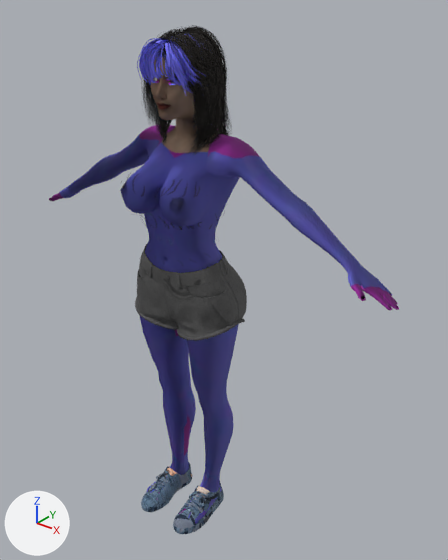
A saved change to the glTF model assets/stu_alina.glb.
Both versions are drawn from a camera (50 mm lens) standing at (131.0, -143.3, 177.7) and looking at (8.4, 10.0, 82.7). Arrows for +X, +Y and +Z are at lower left; the lights stay in place. The picture after the commit comes second. Vertices at exactly the same position are counted once.

Objects in the first picture: '1', '2', '3', '4', '6', '7', 'Object_16', 'Object_18', 'Object_20', 'Object_30', 'Object_31', 'Object_33'.
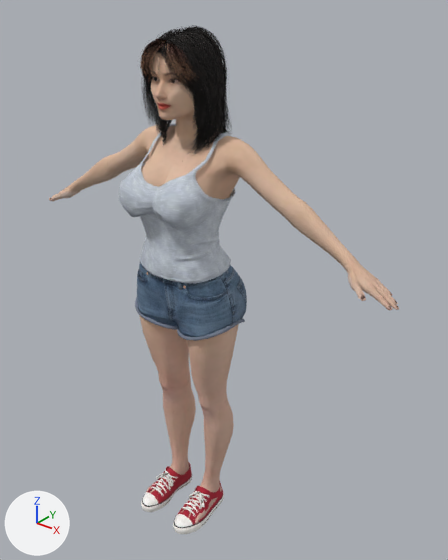
Edits to the bpy script that builds the scene:
```text
Change img_image_12:
    img_image_12: load_image('Image_12', '_unpacked/Image_12', 512, 512, 'Non-Color') -> load_image('Image_12', '_unpacked/Image_12', 512, 512, 'sRGB')
Change img_image_22:
    img_image_22: load_image('Image_22', '_unpacked/Image_22', 512, 512, 'sRGB') -> load_image('Image_22', '_unpacked/Image_22', 512, 512, 'Non-Color')
Change img_image_1:
    img_image_1: load_image('Image_1', '_unpacked/Image_1', 512, 512, 'Non-Color') -> load_image('Image_1', '_unpacked/Image_1', 512, 512, 'sRGB')
Change img_image_2:
    img_image_2: load_image('Image_2', '_unpacked/Image_2', 512, 512, 'sRGB') -> load_image('Image_2', '_unpacked/Image_2', 512, 512, 'Non-Color')
Change img_image_3:
    img_image_3: load_image('Image_3', '_unpacked/Image_3', 512, 512, 'Non-Color') -> load_image('Image_3', '_unpacked/Image_3', 512, 512, 'sRGB')
Change img_image_4:
    img_image_4: load_image('Image_4', '_unpacked/Image_4', 512, 512, 'sRGB') -> load_image('Image_4', '_unpacked/Image_4', 512, 512, 'Non-Color')
Change img_image_5:
    img_image_5: load_image('Image_5', '_unpacked/Image_5', 512, 512, 'Non-Color') -> load_image('Image_5', '_unpacked/Image_5', 512, 512, 'sRGB')
Change img_image_6:
    img_image_6: load_image('Image_6', '_unpacked/Image_6', 512, 512, 'sRGB') -> load_image('Image_6', '_unpacked/Image_6', 512, 512, 'Non-Color')
Change img_image_7:
    img_image_7: load_image('Image_7', '_unpacked/Image_7', 512, 512, 'Non-Color') -> load_image('Image_7', '_unpacked/Image_7', 512, 512, 'sRGB')
Change mat_camisole:
    where n2 = _N.new('ShaderNodeTexImage'); n2.name = 'Image Texture'
    n2.image: img_image_10 -> img_image_12
    where n4 = _N.new('ShaderNodeTexImage'); n4.name = 'Image Texture.001'
    n4.image: img_image_12 -> img_image_14
    where n6 = _N.new('ShaderNodeTexImage'); n6.name = 'Image Texture.002'
    n6.image: img_image_11 -> img_image_13
Change mat_denim_shorts:
    where n2 = _N.new('ShaderNodeTexImage'); n2.name = 'Image Texture'
    n2.image: img_image_13 -> img_image_15
    where n4 = _N.new('ShaderNodeTexImage'); n4.name = 'Image Texture.001'
    n4.image: img_image_14 -> img_image_16
Change mat_canvas_shoes:
    where n2 = _N.new('ShaderNodeTexImage'); n2.name = 'Image Texture'
    n2.image: img_image_15 -> img_image_17
    where n4 = _N.new('ShaderNodeTexImage'); n4.name = 'Image Texture.001'
    n4.image: img_image_16 -> img_image_18
Change mat_skullcap_mat_transparency:
    mat_skullcap_mat_transparency.texture: img_image_20 -> img_image_25  # with its transparency
Change mat_hair_mat_transparency:
    mat_hair_mat_transparency.texture: img_image_21 -> img_image_26  # with its transparency
Change mat_hair_transparency:
    where n5 = _N.new('ShaderNodeTexImage'); n5.name = 'Image Texture'
    n5.image: img_image_22 -> img_image_27
Change mat_std_skin_head:
    where n4 = _N.new('ShaderNodeTexImage'); n4.name = 'Image Texture'
    n4.image: img_image_0 -> img_image_1
    where n6 = _N.new('ShaderNodeTexImage'); n6.name = 'Image Texture.001'
    n6.image: img_image_1 -> img_image_2
Change mat_std_skin_body:
    where n4 = _N.new('ShaderNodeTexImage'); n4.name = 'Image Texture'
    n4.image: img_image_2 -> img_image_3
    where n6 = _N.new('ShaderNodeTexImage'); n6.name = 'Image Texture.001'
    n6.image: img_image_3 -> img_image_4
Change mat_std_skin_arm:
    where n4 = _N.new('ShaderNodeTexImage'); n4.name = 'Image Texture'
    n4.image: img_image_4 -> img_image_5
    where n6 = _N.new('ShaderNodeTexImage'); n6.name = 'Image Texture.001'
    n6.image: img_image_5 -> img_image_6
Change mat_std_skin_leg:
    where n4 = _N.new('ShaderNodeTexImage'); n4.name = 'Image Texture'
    n4.image: img_image_6 -> img_image_7
    where n6 = _N.new('ShaderNodeTexImage'); n6.name = 'Image Texture.001'
    n6.image: img_image_7 -> img_image_8
Change mat_std_eyelash:
    where n5 = _N.new('ShaderNodeTexImage'); n5.name = 'Image Texture'
    n5.image: img_image_8 -> img_image_10
    where n7 = _N.new('ShaderNodeTexImage'); n7.name = 'Image Texture.001'
    n7.image: img_image_9 -> img_image_11
Change mat_std_eye_r:
    where n2 = _N.new('ShaderNodeTexImage'); n2.name = 'Image Texture'
    n2.image: img_image_17 -> img_image_19
    where n4 = _N.new('ShaderNodeTexImage'); n4.name = 'Image Texture.001'
    n4.image: img_image_18 -> img_image_20
Change mat_std_eye_l:
    where n2 = _N.new('ShaderNodeTexImage'); n2.name = 'Image Texture'
    n2.image: img_image_17 -> img_image_19
    where n4 = _N.new('ShaderNodeTexImage'); n4.name = 'Image Texture.001'
    n4.image: img_image_19 -> img_image_22
Change me_bang_hair_transparency_0:
    where me_bang_hair_transparency_0.from_pydata(...)  # 4938 vertices, 4661 faces; spans x -11.4..11.3, y -12.6..4.1, z 143.1..162.6
    me_bang_hair_transparency_0 part 1: 1603 of 4938 vertices moved; they spanned x -11.4..11.3, y -11.4..3.8, z 143.6..162.4 and now span x -11.4..11.3, y -11.4..3.8, z 143.6..162.4; mean shift (0.0, 0.0, 0.0); largest move (-9.1, 0.6, 146.5) -> (8.4, -8.2, 155.4)
    me_bang_hair_transparency_0 part 2: 1032 kept faces spanning x -11.4..11.3, y -11.4..3.8, z 143.6..162.4 get new texture (UV) coordinates
    me_bang_hair_transparency_0 part 3: 983 kept faces spanning x -11.4..11.3, y -11.4..3.8, z 143.6..162.4 get new vertex colours
Change me_3:
    where me_3.from_pydata(...)  # 1953 vertices, 3765 faces; spans x -75.0..75.0, y -4.0..13.0, z 96.0..134.0
    me_3 part 4: 94 vertices moved within x -75.0..-37.0, y -4.0..9.0, z 97.0..121.0; 1 vertex removed from x -65.0, y -1.0, z 102.0; 1 vertex added at x -65.0, y -1.0, z 103.0
    me_3 part 5: 88 vertices moved within x 54.0..75.0, y -4.0..6.0, z 97.0..109.0
```

Boxes (x1, y1, x2, y2) around the edits, measured in the pictures (448 x 560 px; the box of a moved part takes in the faces that stretch with it):
'2', surface changed (blue to beige)
    both: (141, 142, 240, 199)
'4', surface changed (blue to brown)
    both: (139, 315, 239, 524)
'Object_16', surface changed
    both: (122, 173, 213, 230)
'3', surface changed
    both: (49, 125, 399, 310)
'Object_18', surface changed (lighter)
    both: (135, 261, 247, 341)
'Object_31', surface changed
    both: (144, 31, 229, 154)
'1', surface changed (brown to beige)
    both: (151, 57, 213, 153)
'Object_20', surface changed
    both: (141, 463, 224, 534)
'Object_33', surface changed, reshaped
    before: (137, 38, 204, 96)
    after: (141, 39, 198, 88)
'Object_30', surface changed
    both: (156, 33, 204, 57)
'6', surface changed
    both: (151, 77, 180, 85)
'9', surface changed
    both: (171, 79, 178, 83)
'7', surface changed
    both: (153, 77, 159, 81)
part 1 of me_bang_hair_transparency_0, moved or reshaped
    before: (140, 39, 204, 96)
    after: (143, 46, 190, 84)
part 2 of me_bang_hair_transparency_0, surface changed
    before: (140, 39, 200, 94)
    after: (141, 42, 190, 88)
part 3 of me_bang_hair_transparency_0, recoloured
    before: (140, 39, 200, 87)
    after: (141, 42, 189, 88)
part 4 of me_3, moved or reshaped
    before: (49, 153, 124, 201)
    after: (50, 153, 124, 201)
part 5 of me_3, moved or reshaped
    both: (326, 243, 399, 310)
